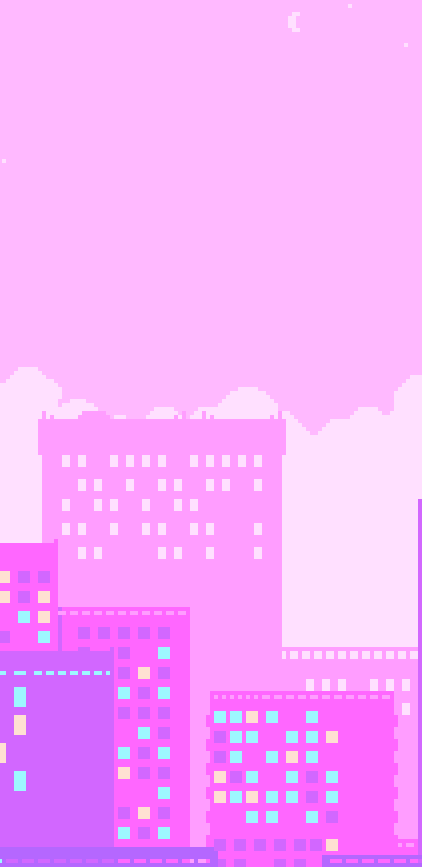
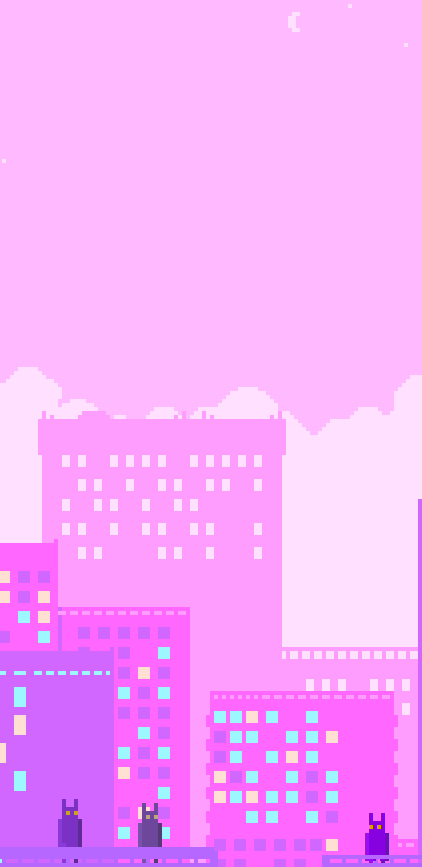
Comparing the layer stacks of the two 422x867 images. Changes:
renamed "24ad1761613f8ba.png" to "aliens", showed it, painted on it over (58, 799, 389, 863)
